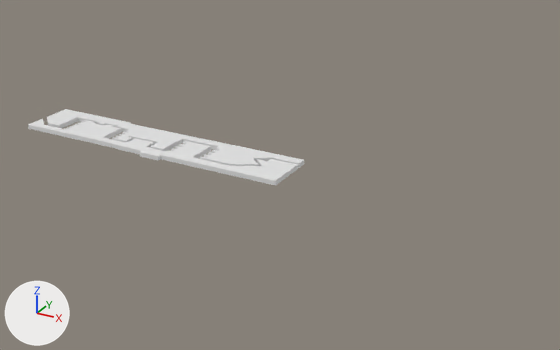
Two versions of the Blender file Unity/ClassicScrollingShooter/Assets/Models/level_4_joined.blend, one commit apart.
Camera for both pictures: a camera (50 mm lens) standing at (39.2, -37.5, 19.0) and looking at (17.9, 1.1, -0.3). The axes (+X, +Y, +Z) are drawn at lower left. The lights are the same throughout.
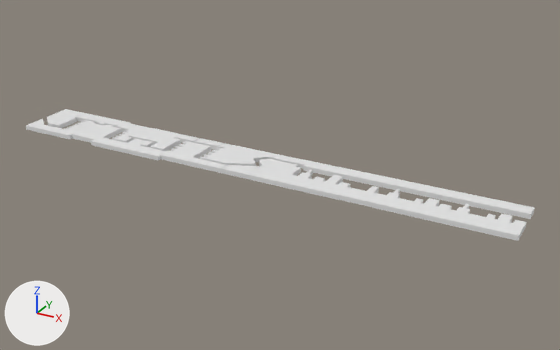
Where the newer file only moved an object's origin or applied its transform, the numbers keep the older frame.

The change, as a diff of the scene's bpy script:
```diff
--- a/Unity/ClassicScrollingShooter/Assets/Models/level_4_joined.blend.py
+++ b/Unity/ClassicScrollingShooter/Assets/Models/level_4_joined.blend.py
@@ me_grid_019 @@
 # used by ob_grid_019; location = (18.15, 0.13, 0.22)
-me_grid_019.from_pydata(...)  # 9908 vertices, 8152 faces; spans x -18.9..0.9, y -1.8..2.3, z -0.4..0.3
+me_grid_019.from_pydata(...)  # 14804 vertices, 12812 faces; spans x -18.9..14.9, y -1.8..2.3, z 0.0..0.3
+# me_grid_019 part 1: the loose piece of 400 vertices spanning x -10.9..-8.9, y 0.1..2.1, z 0.0..0.3 is copied, and the copy is scaled about its middle by (1, 0.468, 1), then moved by (23.7, 0.5, 0.0); it spans x 12.9..14.9, y 1.2..2.1, z 0.0..0.3
+# me_grid_019 part 2: the loose piece of 400 vertices spanning x -10.9..-8.9, y 0.1..2.1, z 0.0..0.3 is copied, and the copy is scaled about its middle by (1, 0.468, 1), then moved by (21.7, 0.5, 0.0); it spans x 10.9..12.9, y 1.2..2.1, z 0.0..0.3
+# me_grid_019 part 3: the loose piece of 400 vertices spanning x -10.9..-8.9, y 0.1..2.1, z 0.0..0.3 is copied, and the copy is scaled about its middle by (1, 0.468, 1), then moved by (19.7, 0.5, 0.0); it spans x 8.9..10.9, y 1.2..2.1, z 0.0..0.3
+# me_grid_019 part 4: the loose piece of 400 vertices spanning x -10.9..-8.9, y 0.1..2.1, z 0.0..0.3 is copied, and the copy is scaled about its middle by (1, 0.468, 1), then moved by (17.7, 0.5, 0.0); it spans x 6.9..8.9, y 1.2..2.1, z 0.0..0.3
+# me_grid_019 part 5: the loose piece of 400 vertices spanning x -10.9..-8.9, y 0.1..2.1, z 0.0..0.3 is copied, and the copy is scaled about its middle by (1, 0.468, 1), then moved by (15.8, 0.5, 0.0); it spans x 4.9..6.9, y 1.2..2.1, z 0.0..0.3
+# me_grid_019 part 6: the loose piece of 400 vertices spanning x -10.9..-8.9, y 0.1..2.1, z 0.0..0.3 is copied, and the copy is scaled about its middle by (1, 0.469, 1), then moved by (13.8, 0.5, 0.0); it spans x 2.9..4.9, y 1.2..2.1, z 0.0..0.3
+# me_grid_019 part 7: a new loose piece of 400 vertices spanning x 12.9..14.9, y -1.6..0.5, z 0.0..0.3
+# me_grid_019 part 8: a new loose piece of 400 vertices spanning x 10.9..12.9, y -1.6..0.8, z 0.0..0.3
+# me_grid_019 part 9: a new loose piece of 400 vertices spanning x 8.9..10.9, y -1.6..0.5, z 0.0..0.3
+# me_grid_019 part 10: a new loose piece of 400 vertices spanning x 6.9..8.9, y -1.6..0.8, z 0.0..0.3
+# me_grid_019 part 11: a new loose piece of 400 vertices spanning x 4.9..6.9, y -1.6..0.5, z 0.0..0.3
+# me_grid_019 part 12: a new loose piece of 400 vertices spanning x 2.9..4.9, y -1.6..0.9, z 0.0..0.3
+# me_grid_019 part 13: 36 vertices moved within x -17.4..0.9, y -1.6..2.3, z 0.0..0.3; 2190 vertices removed from x -18.9..0.9, y -1.8..2.3, z 0.0..0.3; 2368 vertices added at x -18.9..2.9, y -1.8..2.3, z 0.0..0.3
```

Where the change shows, as pixel boxes (x1, y1, x2, y2) in the pictures (560 x 350 px; the box of a moved part takes in the faces that stretch with it):
'Grid.019', reshaped (84% wider, 71% taller): before (28, 109, 304, 186); after (26, 109, 535, 241)
part 1 of me_grid_019, added: after (493, 200, 535, 219)
part 2 of me_grid_019, added: after (457, 193, 497, 211)
part 3 of me_grid_019, added: after (423, 185, 462, 203)
part 4 of me_grid_019, added: after (389, 179, 428, 196)
part 5 of me_grid_019, added: after (358, 172, 395, 189)
part 6 of me_grid_019, added: after (327, 166, 363, 182)
part 7 of me_grid_019, added: after (479, 214, 527, 241)
part 8 of me_grid_019, added: after (441, 204, 486, 232)
part 9 of me_grid_019, added: after (405, 198, 452, 223)
part 10 of me_grid_019, added: after (371, 189, 414, 215)
part 11 of me_grid_019, added: after (338, 186, 379, 207)
part 12 of me_grid_019, added: after (306, 175, 351, 200)
part 13 of me_grid_019, moved or reshaped: before (28, 112, 304, 186); after (26, 112, 333, 192)
